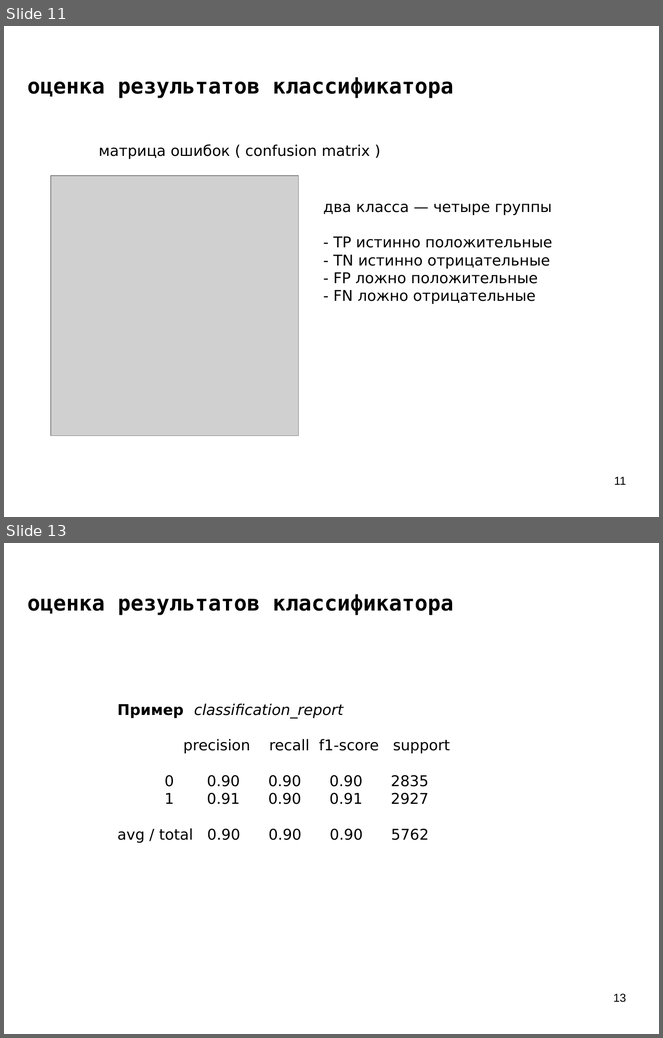
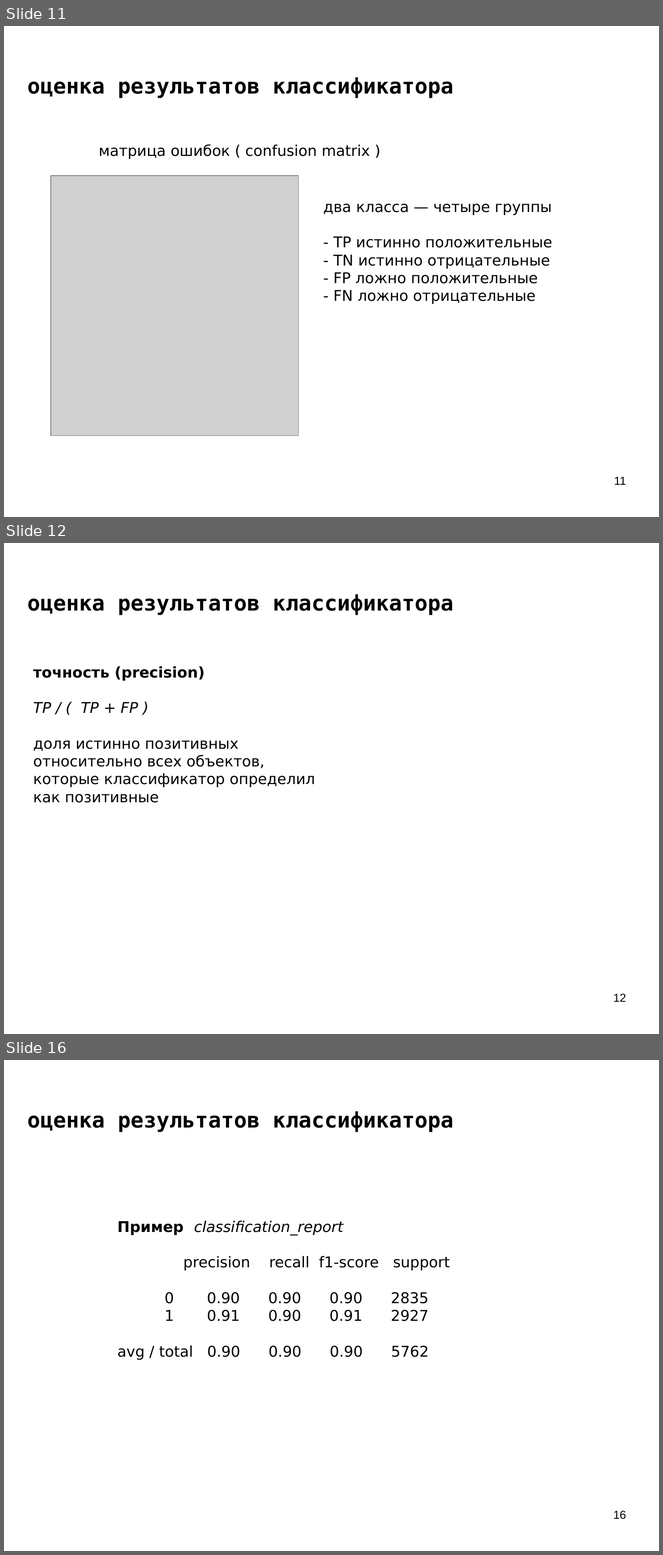
Before and after one commit to mechanoid5/ml_lectorium_legacy, a slide deck: 06-roc-auc.odp. Shown one above the other, each under a label of ours: slides 11 and 13 before the commit, slides 11, 12 and 16 after it; the slides between them are not shown. The pictures are 663x1038 and 663x1555 pixels, drawn with LibreOffice and Linux fonts; fonts in the diff are those of the drawing; grey boxes stand for pictures; background and template pictures are left out. Boxes give left, top, right and bottom in pixels: in the first picture for what was removed or moved away, otherwise in the second. Text is boxed around its words. In the diff, an @@ line names an element or a change of style, - is before the commit and + after.

```diff
--- a/06-roc-auc.odp
+++ b/06-roc-auc.odp
@@ slide 12 added at [4, 543, 659, 1034], background picture (left out) @@
@@ title added at [27, 594, 454, 615], 26 pt, text #000000, bold @@
+оценка результатов классификатора
@@ text added at [33, 666, 315, 803], 18 pt, text #000000 @@
+точность (precision)
+TP / ( TP + FP )
+доля истинно позитивных
+относительно всех объектов, которые классификатор определил как позитивные
@@ page number added at [613, 994, 626, 1002], 14 pt, text #000000 @@
+12
@@ what was slide 13 is now slide 16 @@
@@ page number at [613, 1511, 626, 1520]: text changed @@
-13
+16
```
Also in this commit, not shown: 8 slides changed, 7 other slides added, 3 other files.
